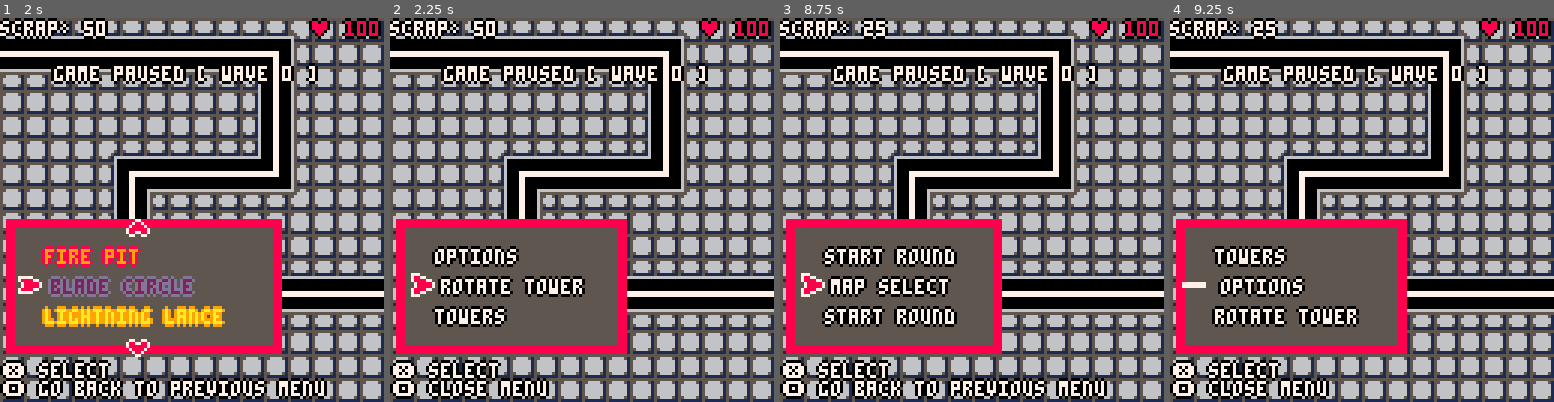
Above: before the commit, frames 1-4 (left to right).
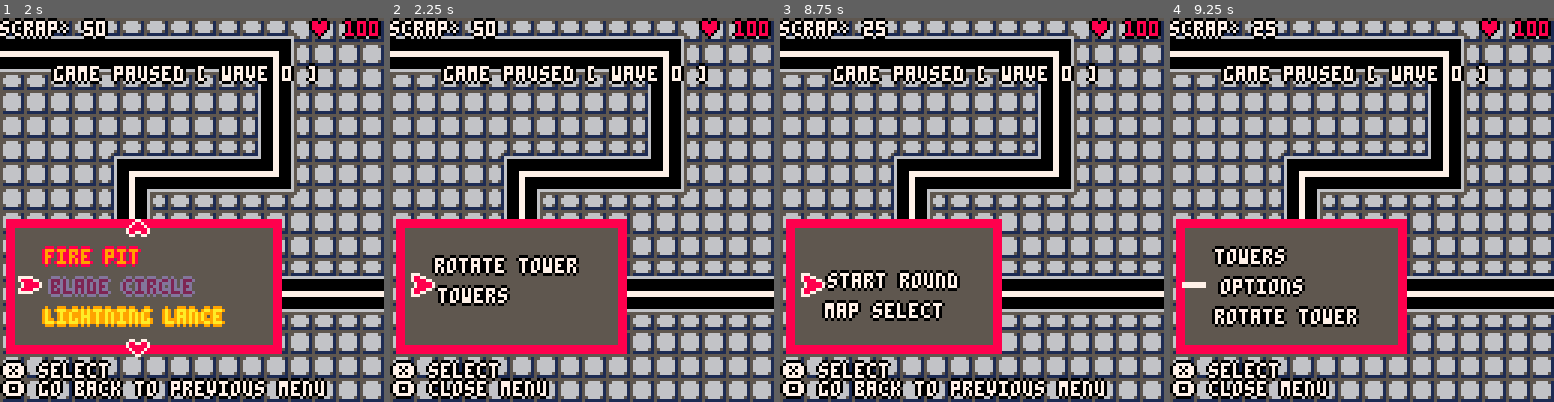
Above: after the commit, the same moments.

Repository: profilename14/TowerDefense
Game: PICO-8 cartridge tower_defense.p8
The game is run twice, just before and just after one commit, with the same random seed, the same clock (stepped at 60 frames per second) and the same inputs.
Inputs:
- Up to frame 1 (2 s): tap X (X key) at 0.33, 1.07, 1.85 s; tap O (Z key) at 0.7, 1.7 s; hold Right from 1.6 s (still down)
- Up to frame 2 (2.25 s): release Right at 2.1 s; tap O (Z key) at 2.1 s; hold Up from 2.15 s (still down)
- Up to frame 3 (8.75 s): release Up at 2.42 s; hold Right 2.47-3.03 s; tap O (Z key) every 0.4 s from 2.5 to 8.5 s; tap X (X key) every 1.12 s from 2.97 to 8.55 s; hold Left 3.08-3.58 s; hold Down 3.63-3.97 s; hold Right 4.02-4.68 s; hold Up 4.73-5.03 s; hold Left 5.08-5.68 s; hold Down 5.73-6.03 s; hold Right 6.08-6.58 s; hold Right 6.63-7.13 s; hold Up 7.18-7.45 s; hold Right 7.5-8.07 s; hold Left 8.12-8.62 s; hold Down from 8.67 s (still down)
- Up to frame 4 (9.25 s): tap O (Z key) at 8.9 s; release Down at 9 s; hold Right from 9.05 s (still down)

Frame 1 is identical in both runs. In frame 2, 4.8% of the frame differs, in the area x 10-51%, y 59-81%; in frame 3, 4.7%; in frame 4, nothing differs.

Commit message:
smooth menu transitions

Diff:
--- a/src/menu.lua
+++ b/src/menu.lua
@@ -17,7 +17,10 @@
     text = text_color,
     -- internals
     pos = 1,
-    enable = false
+    enable = false,
+    ticks = 5,
+    max_ticks = 5,
+    dir = 0
   }
   setmetatable(obj, self)
   self.__index = self
@@ -43,9 +46,24 @@
     Animator.draw(self.down_arrow, self.width/2, self.height-self.thickness)
   end
 
-  print_with_outline(self.content[top].text, self.x+10, self.y+7, unpack(self.content[top].color))
-  print_with_outline(self.content[self.pos].text, self.x+12, self.y+17, unpack(self.content[self.pos].color))
-  print_with_outline(self.content[bottom].text, self.x+10, self.y+27, unpack(self.content[bottom].color))
+  local rate = self.ticks / self.max_ticks
+  local base_pos_x = self.x+10
+  if self.ticks < self.max_ticks then
+    if self.dir > 0 then
+      local lx, ly = menu_scroll(self.x, 12, 10, self.y, 0, 7, 17, self.dir, rate)
+      print_with_outline(self.content[top].text, lx, ly, unpack(self.content[top].color))
+    elseif self.dir < 0 then
+      local lx, ly = menu_scroll(self.x, 12, 10, self.y, 17, 27, 37, self.dir, rate)
+      print_with_outline(self.content[bottom].text, lx, ly, unpack(self.content[bottom].color))
+    end
+  else
+    print_with_outline(self.content[top].text, base_pos_x, self.y+7, unpack(self.content[top].color))
+    print_with_outline(self.content[bottom].text, base_pos_x, self.y+27, unpack(self.content[bottom].color))
+  end
+
+  local lmx, lmy = menu_scroll(self.x, 10, 12, self.y, 7, 17, 27, self.dir, rate)
+  print_with_outline(self.content[self.pos].text, lmx, lmy, unpack(self.content[self.pos].color))
+
 end
 function Menu:update()
   if (not self.enable) return
@@ -54,14 +72,20 @@
     Animator.update(self.up_arrow)
     Animator.update(self.down_arrow)
   end
+  if (self.ticks >= self.max_ticks) return
+  self.ticks += 1
 end
 function Menu:move()
   if (not self.enable) return
+  if (self.ticks < self.max_ticks) return
+
   local _, dy = controls()
   if (dy == 0) return
   self.pos += dy
+  self.dir = dy
   if (self.pos < 1) self.pos = #self.content
   if (self.pos > #self.content) self.pos = 1
+  self.ticks = 0
 end
 function Menu:invoke()
   if (self.content[self.pos].callback == nil) return
@@ -71,3 +95,14 @@
     self.content[self.pos].callback()
   end
 end
+
+function menu_scroll(x, dx1, dx2, y, dy1, dy2, dy3, dir, rate)
+  local lx = lerp(x+dx1, x+dx2, rate)
+  local ly = y + dy2
+  if dir < 0 then
+    ly = lerp(y + dy1, y + dy2, rate)
+  elseif dir > 0 then
+    ly = lerp(y + dy3, y + dy2, rate)
+  end
+  return lx, ly
+end
--- a/tower_defense.p8
+++ b/tower_defense.p8
@@ -747,7 +747,10 @@
 border = border_color,
 text = text_color,
 pos=1,
-enable=false
+enable=false,
+ticks=5,
+max_ticks=5,
+dir=0
 }
 setmetatable(obj,self)
 self.__index=self
@@ -769,9 +772,22 @@
 Animator.draw(self.up_arrow, self.width/2, self.y-self.thickness)
 Animator.draw(self.down_arrow, self.width/2, self.height-self.thickness)
 end
-print_with_outline(self.content[top].text, self.x+10, self.y+7, unpack(self.content[top].color))
-print_with_outline(self.content[self.pos].text, self.x+12, self.y+17, unpack(self.content[self.pos].color))
-print_with_outline(self.content[bottom].text, self.x+10, self.y+27, unpack(self.content[bottom].color))
+local rate = self.ticks / self.max_ticks
+local base_pos_x = self.x+10
+if self.ticks < self.max_ticks then
+if self.dir > 0 then
+local lx, ly = menu_scroll(self.x, 12, 10, self.y, 0, 7, 17, self.dir, rate)
+print_with_outline(self.content[top].text, lx, ly, unpack(self.content[top].color))
+elseif self.dir < 0 then
+local lx, ly = menu_scroll(self.x, 12, 10, self.y, 17, 27, 37, self.dir, rate)
+print_with_outline(self.content[bottom].text, lx, ly, unpack(self.content[bottom].color))
+end
+else
+print_with_outline(self.content[top].text, base_pos_x, self.y+7, unpack(self.content[top].color))
+print_with_outline(self.content[bottom].text, base_pos_x, self.y+27, unpack(self.content[bottom].color))
+end
+local lmx, lmy = menu_scroll(self.x, 10, 12, self.y, 7, 17, 27, self.dir, rate)
+print_with_outline(self.content[self.pos].text, lmx, lmy, unpack(self.content[self.pos].color))
 end
 function Menu:update()
 if (not self.enable) return
@@ -780,14 +796,19 @@
 Animator.update(self.up_arrow)
 Animator.update(self.down_arrow)
 end
+if (self.ticks >= self.max_ticks) return
+self.ticks+=1
 end
 function Menu:move()
 if (not self.enable) return
+if (self.ticks < self.max_ticks) return
 local _, dy = controls()
 if (dy == 0) return
 self.pos+=dy
+self.dir=dy
 if (self.pos < 1) self.pos = #self.content
 if (self.pos > #self.content) self.pos = 1
+self.ticks=0
 end
 function Menu:invoke()
 if (self.content[self.pos].callback == nil) return
@@ -796,6 +817,16 @@
 else
 self.content[self.pos].callback()
 end
+end
+function menu_scroll(x, dx1, dx2, y, dy1, dy2, dy3, dir, rate)
+local lx = lerp(x+dx1, x+dx2, rate)
+local ly = y + dy2
+if dir < 0 then
+ly=lerp(y+dy1,y+dy2,rate)
+elseif dir > 0 then
+ly=lerp(y+dy3,y+dy2,rate)
+end
+return lx, ly
 end
 function print_with_outline(text, dx, dy, text_color, outline_color)
 ?text,dx-1,dy,outline_color
